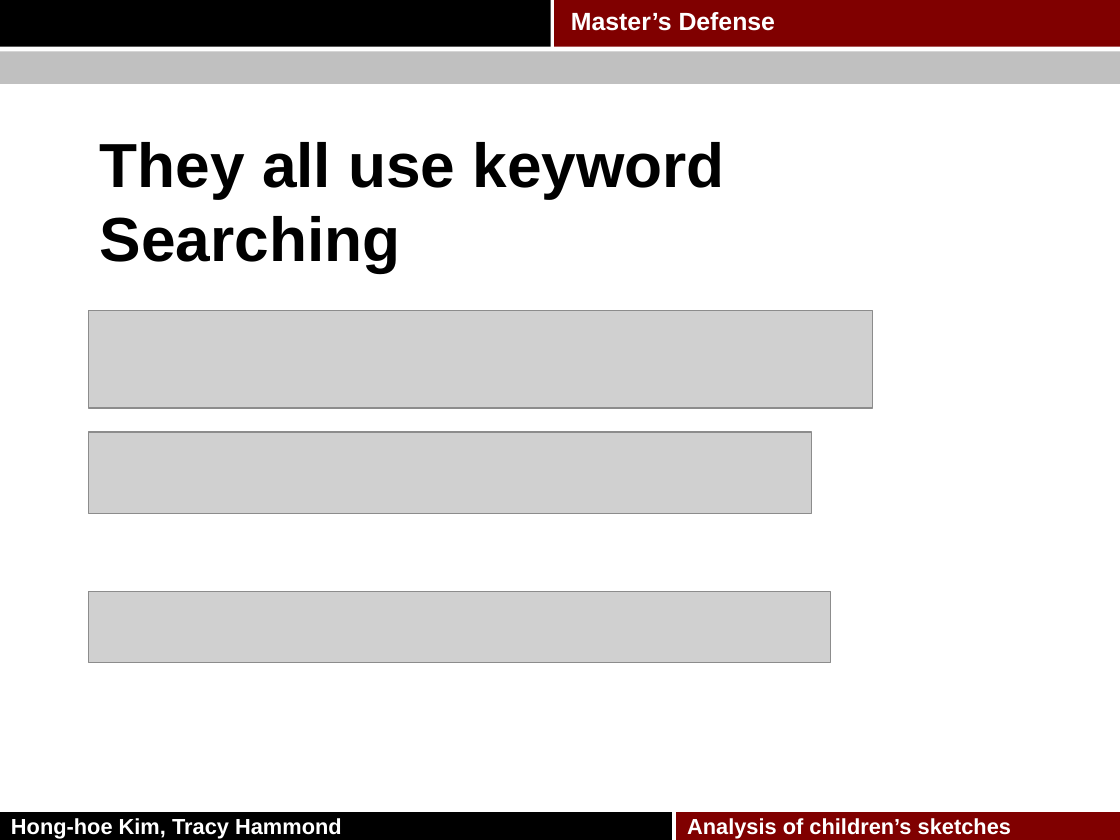
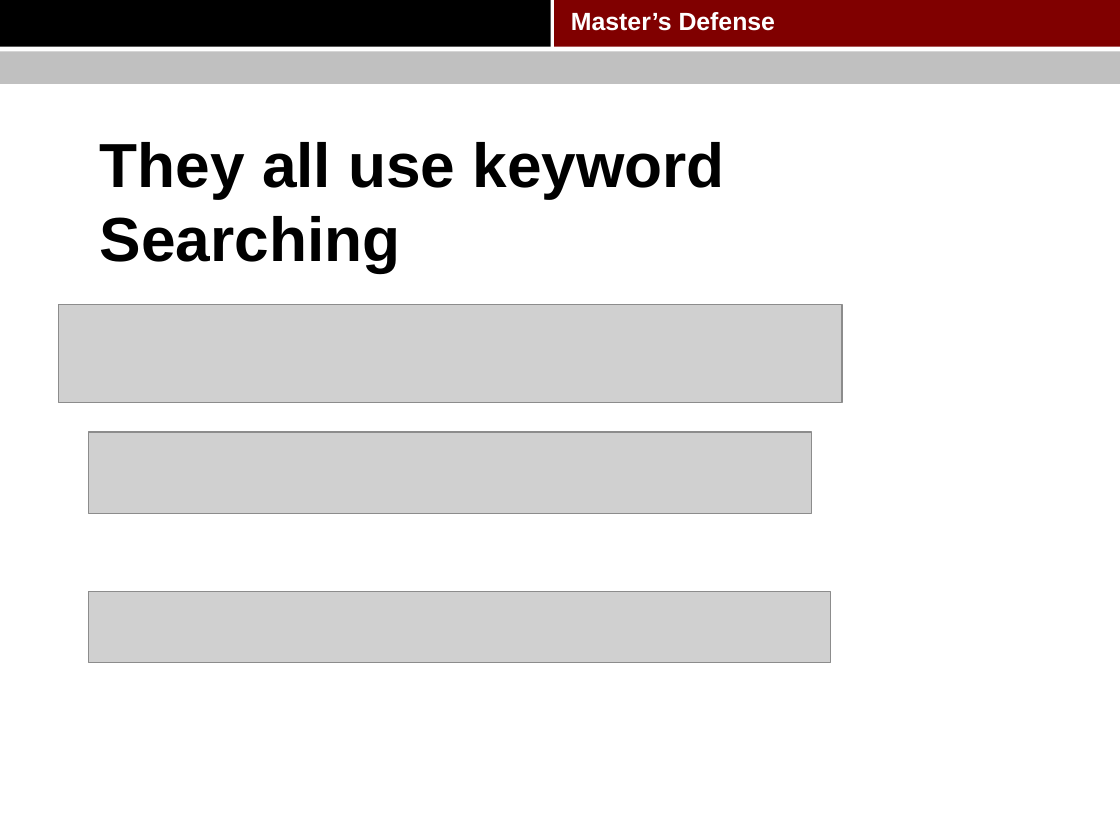
Before and after one commit to pkushiqiang/thesis, a slide deck: slide 4 of media/Master's thesis.pptx. Drawn at 1120x840 pixels with LibreOffice and Linux fonts; fonts in the diff are those of the drawing; grey boxes stand for pictures; background and template pictures are left out. Boxes give left, top, right and bottom in pixels: in the first picture for what was removed or moved away, otherwise in the second. Text is boxed around its words. In the diff, an @@ line names an element or a change of style, - is before the commit and + after.

```diff
--- a/media/Master's thesis.pptx
+++ b/media/Master's thesis.pptx
@@ picture: place and size @@
-picture at bbox=[88, 310, 872, 408]
+picture at bbox=[58, 305, 842, 402]
@@ rectangle removed at bbox=[0, 812, 672, 840] @@
-Hong-hoe Kim, Tracy Hammond
@@ rectangle removed at bbox=[676, 812, 1120, 840] @@
-Analysis of children’s sketches
```
Also in this commit, not shown: 68 other slides changed.
